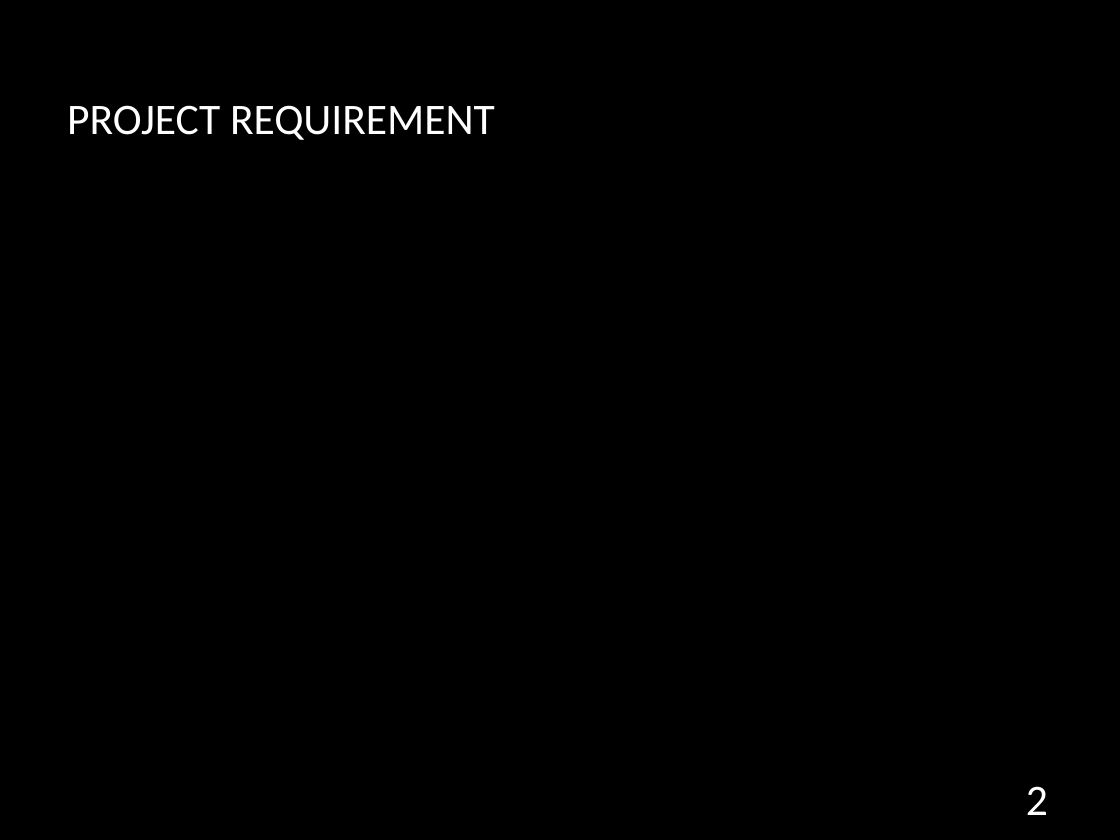
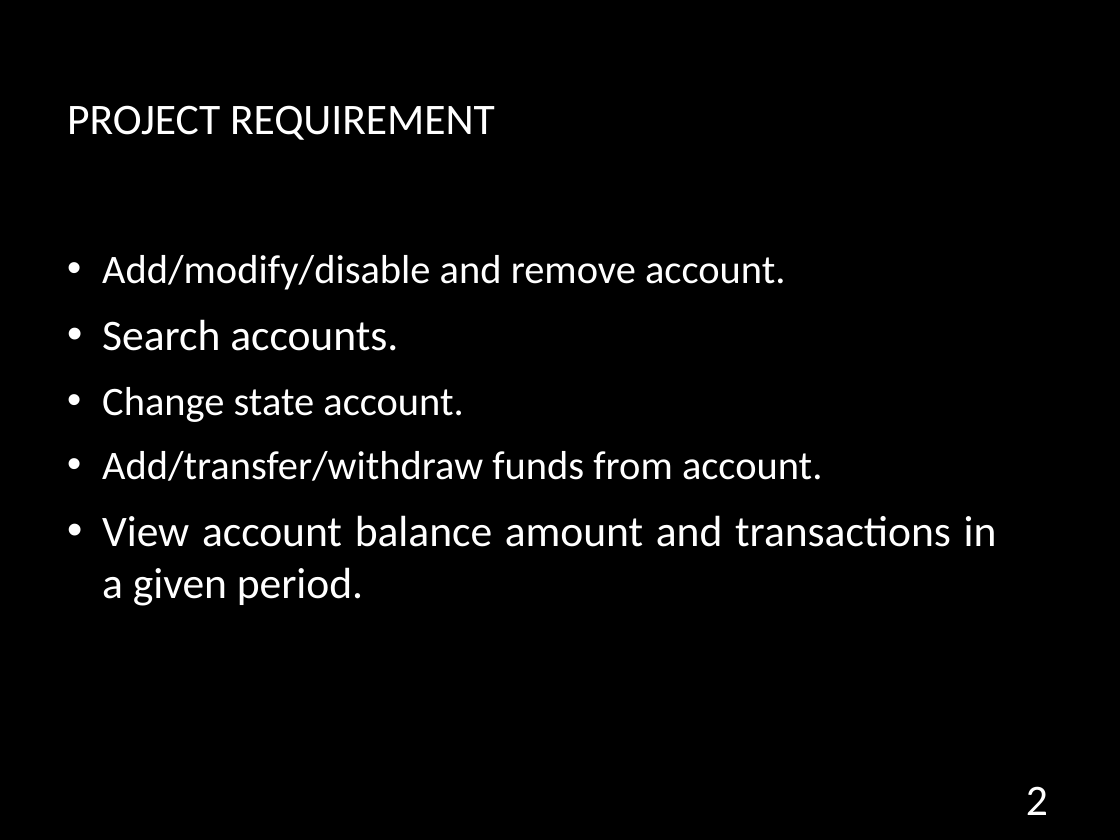
Before and after one commit to hmtri92/final-project, a slide deck: slide 2 of document/slide.pptx. Drawn at 1120x840 pixels with LibreOffice and Linux fonts; fonts in the diff are those of the drawing; background and template pictures are left out. Boxes give left, top, right and bottom in pixels: in the first picture for what was removed or moved away, otherwise in the second. Text is boxed around its words. In the diff, an @@ line names an element or a change of style, - is before the commit and + after.

```diff
--- a/document/slide.pptx
+++ b/document/slide.pptx
@@ text added at box(102, 255, 997, 606), 26 pt, text #FFFFFF @@
+• Add/modify/disable and remove account.
+• Search accounts.
+• Change state account.
+• Add/transfer/withdraw funds from account.
+• View account balance amount and transactions in a given period.
```
Also in this commit, not shown: 3 other slides changed, 1 slide added, 3 other files.
